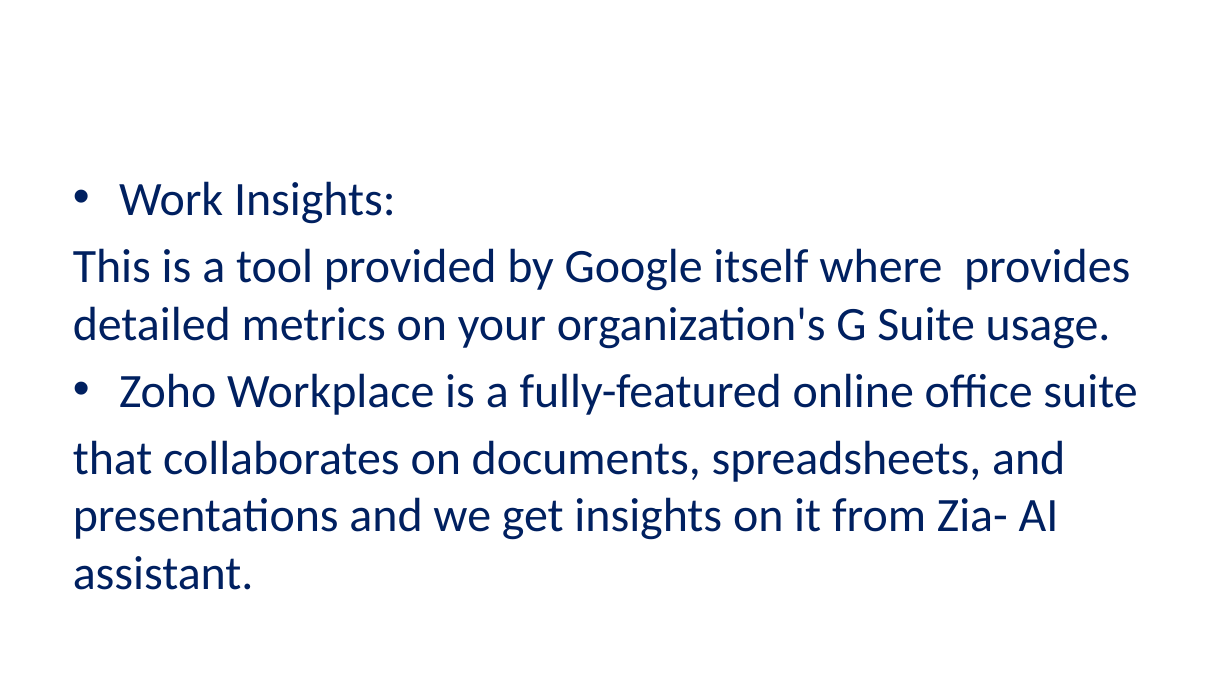
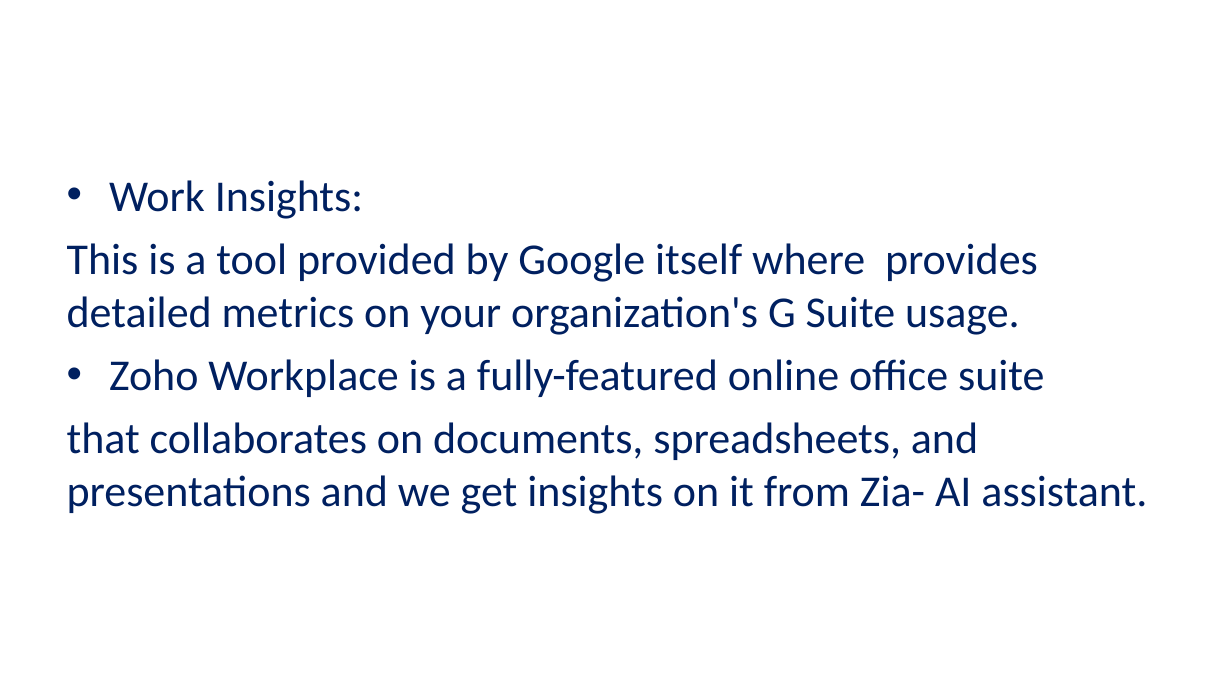
Before and after one commit to UNCG-CSE/G_Suite_Metrics, a slide deck: slide 7 of doc/G-suite review ppt.pptx. Drawn at 1232x693 pixels with LibreOffice and Linux fonts; fonts in the diff are those of the drawing; background and template pictures are left out. Boxes give left, top, right and bottom in pixels: in the first picture for what was removed or moved away, otherwise in the second. Text is boxed around its words. In the diff, an @@ line names an element or a change of style, - is before the commit and + after.

```diff
--- a/doc/G-suite review ppt.pptx
+++ b/doc/G-suite review ppt.pptx
@@ title "RELATED WORK BY OTHERS" at [109,180,509,281]: size 32.4 to 32 pt @@
@@ text "Work Insights:" at [67,180,1147,514]: size 28 to 25.8 pt; indent changed @@
```
Also in this commit, not shown: 6 other slides changed.
